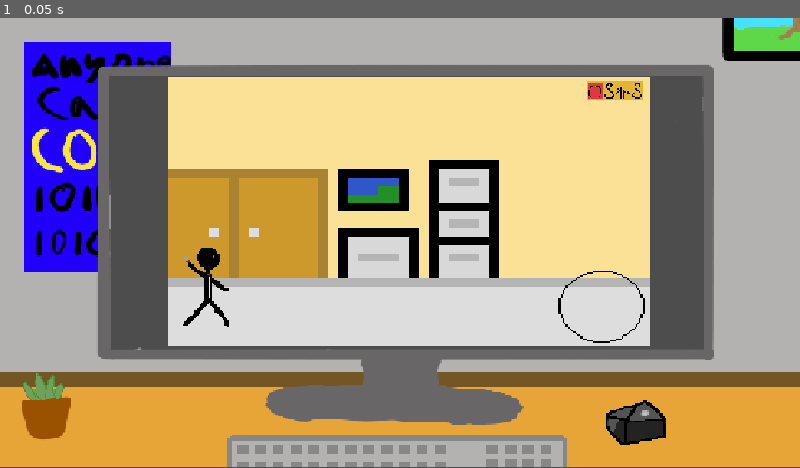
Above: before the commit, frame 1.
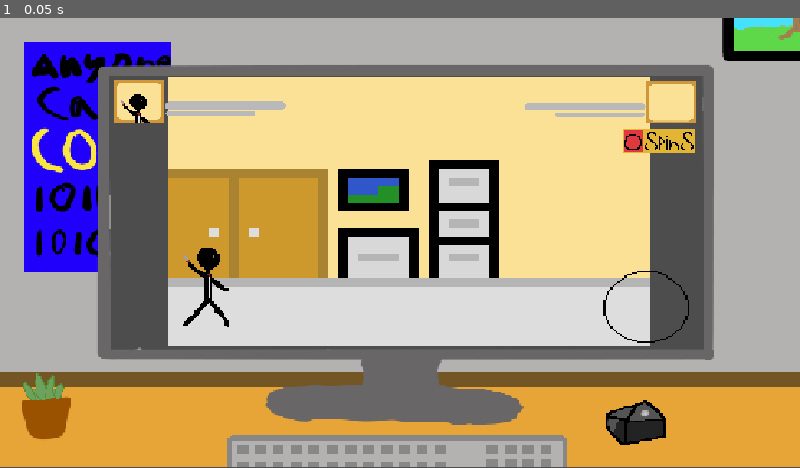
Above: after the commit, the same moment.

Repository: RedR64/first-game-jam-game
Game: Godot game, scene res://scenes/office_background.tscn
Same seed, same stepped clock (60 frames per second), same inputs: the game is played once before the commit and once after it.
Inputs:
- Up to frame 1 (0.05 s): no input

The runs differ from the first frame. In frame 1, 2.9% of the frame differs, in the area x 14-87%, y 13-73%.

Commit message:
Shop Screen Base

Diff:
--- a/scenes/office_background.tscn
+++ b/scenes/office_background.tscn
@@ -5,6 +5,8 @@
 [ext_resource type="PackedScene" uid="uid://b0qderlc7v00a" path="res://scenes/node_2d.tscn" id="3_27dai"]
 [ext_resource type="PackedScene" uid="uid://dykn6aruo5t2d" path="res://scenes/player.tscn" id="4_sbngn"]
 [ext_resource type="PackedScene" uid="uid://c5lwn5rcojm4i" path="res://scenes/currency.tscn" id="5_6wruh"]
+[ext_resource type="PackedScene" uid="uid://bx026h02fh7ov" path="res://scenes/enemy_health_bar.tscn" id="6_cyggf"]
+[ext_resource type="PackedScene" uid="uid://dnh6gtdn2eg3v" path="res://scenes/player_health_bar.tscn" id="7_mhupv"]
 
 [node name="Node2D" type="Node2D" unique_id=488631277]
 
@@ -21,13 +23,21 @@
 script = null
 
 [node name="Wheel of Spin" parent="." unique_id=602327553 instance=ExtResource("3_27dai")]
-position = Vector2(181, 69)
+position = Vector2(221, 70)
 scale = Vector2(8, 8)
 
 [node name="Camera2D" type="Camera2D" parent="." unique_id=1334982877]
 position = Vector2(0, 1)
 zoom = Vector2(1.605, 1.345)
 
+[node name="Node2D2" parent="." unique_id=1719123935 instance=ExtResource("6_cyggf")]
+position = Vector2(172, -148)
+scale = Vector2(0.15, 0.15)
+
+[node name="Node2D3" parent="." unique_id=1072751849 instance=ExtResource("7_mhupv")]
+position = Vector2(-170, -149)
+scale = Vector2(0.15, 0.15)
+
 [node name="Node2D" parent="." unique_id=1006379482 instance=ExtResource("5_6wruh")]
-position = Vector2(168, -152)
-scale = Vector2(1, 1)
+position = Vector2(200, -95)
+scale = Vector2(1.28, 1.28)
--- a/scenes/player_health_bar.tscn
+++ b/scenes/player_health_bar.tscn
@@ -1,6 +1,7 @@
 [gd_scene format=3 uid="uid://dnh6gtdn2eg3v"]
 
 [ext_resource type="Texture2D" uid="uid://biulqevjexbty" path="res://art/player_health_bar.png" id="1_axbfd"]
+[ext_resource type="Texture2D" uid="uid://dqiqhmqq1vb2b" path="res://art/mainProtaganist.png" id="2_oil0j"]
 
 [node name="Node2D" type="Node2D" unique_id=1006379482]
 scale = Vector2(0.25, 0.25)
@@ -13,3 +14,9 @@
 position = Vector2(-18, 0)
 hframes = 5
 vframes = 2
+
+[node name="MainProtaganist" type="Sprite2D" parent="." unique_id=1953092760]
+position = Vector2(-428, 20)
+scale = Vector2(4.83, 4.83)
+texture = ExtResource("2_oil0j")
+vframes = 2
--- /dev/null
+++ b/shop_screen.tscn
@@ -0,0 +1,39 @@
+[gd_scene format=3 uid="uid://juixoran667n"]
+
+[ext_resource type="Texture2D" uid="uid://b20clv22lm58m" path="res://art/little_shop_keep.png" id="1_h3yqb"]
+[ext_resource type="Texture2D" uid="uid://d12714e7frsr2" path="res://art/shopItem.png" id="2_dxhqa"]
+[ext_resource type="Texture2D" uid="uid://d1qw0wossjpd5" path="res://art/better_office_background.png" id="3_y22eq"]
+[ext_resource type="PackedScene" uid="uid://b0qderlc7v00a" path="res://scenes/node_2d.tscn" id="4_73ty1"]
+
+[node name="ShopScreen" type="Node2D" unique_id=319007045]
+
+[node name="Little Shop Keep" type="Sprite2D" parent="." unique_id=1900298634]
+position = Vector2(159.00002, 21)
+scale = Vector2(2.49, 2.49)
+texture = ExtResource("1_h3yqb")
+
+[node name="shop_item" type="Sprite2D" parent="." unique_id=1991608575]
+position = Vector2(-171, 46)
+texture = ExtResource("2_dxhqa")
+
+[node name="shop_item2" type="Sprite2D" parent="." unique_id=2025937154]
+position = Vector2(-171, -23)
+texture = ExtResource("2_dxhqa")
+flip_v = true
+
+[node name="shop_item3" type="Sprite2D" parent="." unique_id=1249234643]
+position = Vector2(-171, -87)
+texture = ExtResource("2_dxhqa")
+flip_h = true
+
+[node name="Sprite2D" type="Sprite2D" parent="." unique_id=1830918220]
+texture = ExtResource("3_y22eq")
+
+[node name="Wheel of Spin" parent="." unique_id=602327553 instance=ExtResource("4_73ty1")]
+position = Vector2(4.000005, 28)
+scale = Vector2(11.32, 11.32)
+
+[node name="shop_item4" type="Sprite2D" parent="." unique_id=1100781770]
+position = Vector2(0, -129)
+scale = Vector2(1.415, 1.415)
+texture = ExtResource("2_dxhqa")
Binary file added: art/little_shop_keep.png
Not shown, added: art/little_shop_keep.png.import
